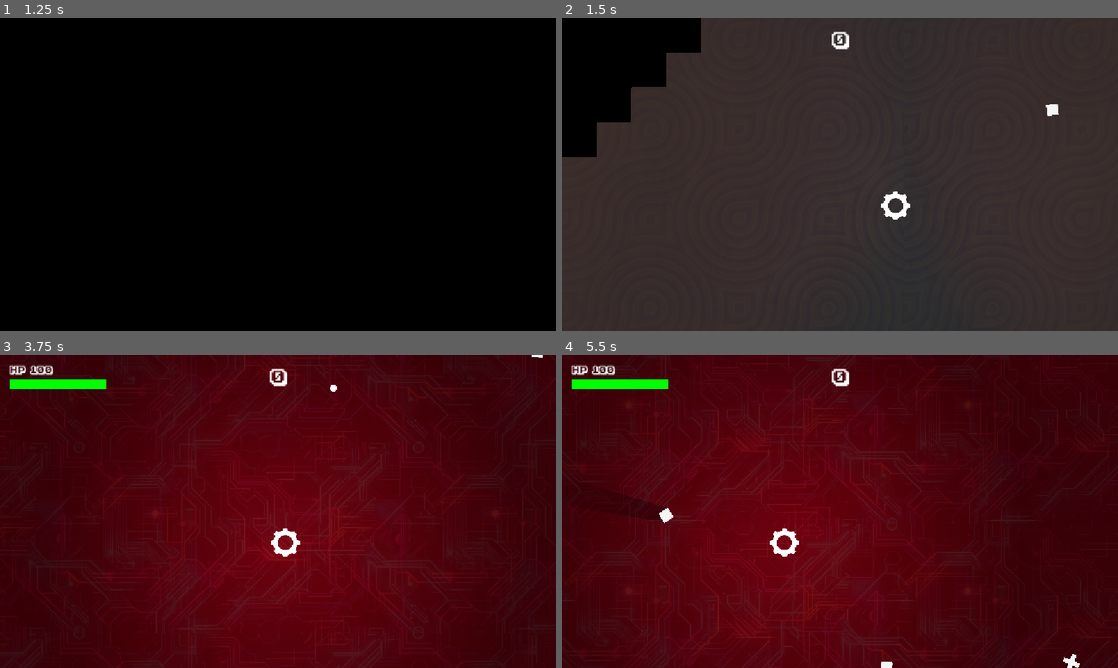
Above: before the commit, frames 1-4 (two rows, left to right).
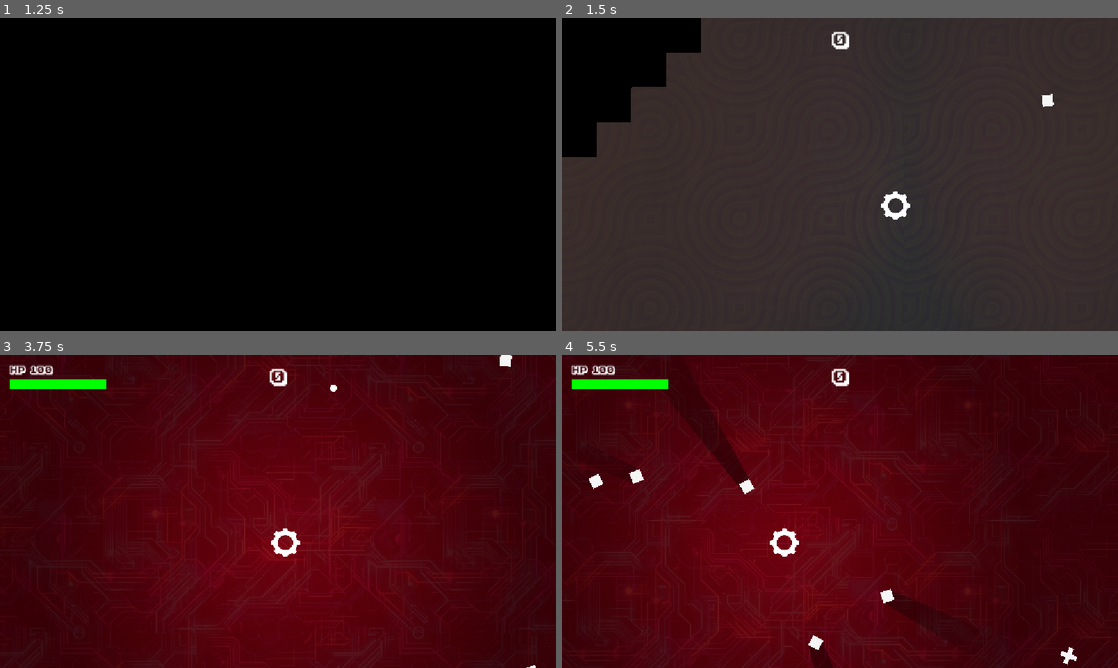
Above: after the commit, the same moments.

Repository: howardkam/Blockade
Game: Godot game, scene res://title.tscn
Two runs of this game, one before a commit and one after it. Both use one fixed random seed, a clock stepped at 60 frames per second and the inputs below. Sound files missing from this copy of the repository are replaced by a short silence.
Inputs (mouse positions are in pixels of both pictures, inside the frame that each line leads up to):
- Up to frame 1 (1.25 s): tap Enter (start) at 0.5 s; move the mouse to (400, 158) at 0.52 s; hold D (right) from 0.53 s (still down); hold Enter (start) from 0.53 s (still down)
- Up to frame 2 (1.5 s): move the mouse to (728, 190) at 1.27 s; release D (right) at 1.28 s; release Enter (start) at 1.28 s; hold S (down) from 1.28 s (still down); tap Keypad Enter at 1.35 s
- Up to frame 3 (3.75 s): move the mouse to (333, 442) at 2.02 s; release S (down) at 2.03 s; hold D (right) 2.03-2.78 s; hold Enter (start) 2.03-2.78 s; move the mouse to (250, 574) at 2.77 s; hold I (shootup) 2.78-3.53 s; tap Keypad Enter at 2.85 s; tap Enter (start) at 3.5 s; move the mouse to (444, 558) at 3.52 s; hold A (left) from 3.53 s (still down); hold Enter (start) from 3.53 s (still down)
- Up to frame 4 (5.5 s): move the mouse to (673, 464) at 4.27 s; release Enter (start) at 4.28 s; tap Keypad Enter at 4.35 s; move the mouse to (867, 511) at 5.02 s; release A (left) at 5.03 s; hold S (down) from 5.03 s (still down); hold Enter (start) from 5.03 s (still down)

Frame 1 is identical in both runs. In frame 2, 0.1% of the frame differs, in the area x 86-90%, y 24-32%; in frame 3, 0.1%; in frame 4, 1.8%, in the area x 4-94%, y 20-100%.

Commit message:
Rebalance worlds

Diff:
--- a/body_segment.tscn
+++ /dev/null
@@ -1,23 +0,0 @@
-[gd_scene format=3 uid="uid://cmsmju3ypf6lp"]
-
-[ext_resource type="Script" uid="uid://bpb4nbkwabgqa" path="res://body_segment.gd" id="1_bv17x"]
-[ext_resource type="Texture2D" uid="uid://be7xoptm3s156" path="res://Assets/grey soft/ShapeA (3).png" id="2_bbnit"]
-
-[node name="BodySegment" type="Area2D" unique_id=719972756]
-rotation = 1.5707964
-scale = Vector2(0.5, 0.5)
-script = ExtResource("1_bv17x")
-
-[node name="ShapeA(3)" type="Sprite2D" parent="." unique_id=1386041189]
-texture = ExtResource("2_bbnit")
-
-[node name="CollisionPolygon2D" type="CollisionPolygon2D" parent="." unique_id=1223031469]
-polygon = PackedVector2Array(0, -56, -64, 56, 64, 56)
-
-[node name="ShapeA(3)2" type="Sprite2D" parent="." unique_id=603120503]
-position = Vector2(4.8956754e-06, 112)
-texture = ExtResource("2_bbnit")
-
-[node name="ShapeA(3)3" type="Sprite2D" parent="." unique_id=1580297228]
-position = Vector2(9.791351e-06, 224)
-texture = ExtResource("2_bbnit")
--- a/enemy_diamond.gd
+++ b/enemy_diamond.gd
@@ -1,9 +1,9 @@
 
 extends CharacterBody2D
 
-@export var move_speed: float = 150.0
+@export var move_speed: float = 200.0
 @export var turn_speed: float = 2 # Turning rate in radians per second (~200°/sec)
-@export var max_health: int = 1
+@export var max_health: int = 2
 @export var pointvalue: int = 5
 
 @onready var explosionsound = $explosion
--- a/snake_enemy.tscn
+++ /dev/null
@@ -1,16 +0,0 @@
-[gd_scene format=3 uid="uid://bdee53k066qq8"]
-
-[ext_resource type="Script" uid="uid://ccuajh28sxisc" path="res://snake_enemy.gd" id="1_3ott3"]
-[ext_resource type="Texture2D" uid="uid://blkuhi7abxxx7" path="res://Assets/grey soft/Arrow (5).png" id="1_rm5n2"]
-
-[node name="SnakeEnemy" type="Area2D" unique_id=851411962]
-rotation = 1.5707964
-scale = Vector2(0.5, 0.5)
-script = ExtResource("1_3ott3")
-
-[node name="Arrow(5)" type="Sprite2D" parent="." unique_id=789478672]
-texture_filter = 1
-texture = ExtResource("1_rm5n2")
-
-[node name="CollisionPolygon2D" type="CollisionPolygon2D" parent="." unique_id=87234716]
-polygon = PackedVector2Array(0, -40, -48, 0, -56, -8, -56, 40, -8, 40, -24, 24, 0, 0, 24, 24, 8, 40, 56, 40, 56, -8, 48, 0)
--- a/world_1.gd
+++ b/world_1.gd
@@ -15,14 +15,14 @@
 @onready var level_cleared_label: Label = $WinUI/LevelClearedLabel
 
 @export_group("Batch Controls")
-@export var total_batches: int = 10      # Total number of batches to release
+@export var total_batches: int = 20      # Total number of batches to release
 @export var batch_interval: float = 15.0      # Delay in seconds between each batch release
 @export var diamonds_per_batch: int = 50
-@export var pluses_per_batch: int = 2
+@export var pluses_per_batch: int = 5
 @export var gigantor_spawn_chance = 0.2 # 0.20 equals 20 percent chance
 
 @export_group("Win Condition")
-@export var target_score: int = 5000
+@export var target_score: int = 4000
 
 @export_group("Spawn Settings")
 @export var safe_radius: float = 1000.0
--- a/world_2.tscn
+++ b/world_2.tscn
@@ -16,7 +16,7 @@
 offset_top = -5333.0
 offset_right = 4945.0
 offset_bottom = 4936.0
-color = Color(0.09411765, 0.011764706, 0.33333334, 0.6627451)
+color = Color(0.09411765, 0.011764706, 0.33333334, 0.5137255)
 
 [node name="player" parent="." unique_id=16646871 instance=ExtResource("2_mv2s0")]
 position = Vector2(0, 8)
